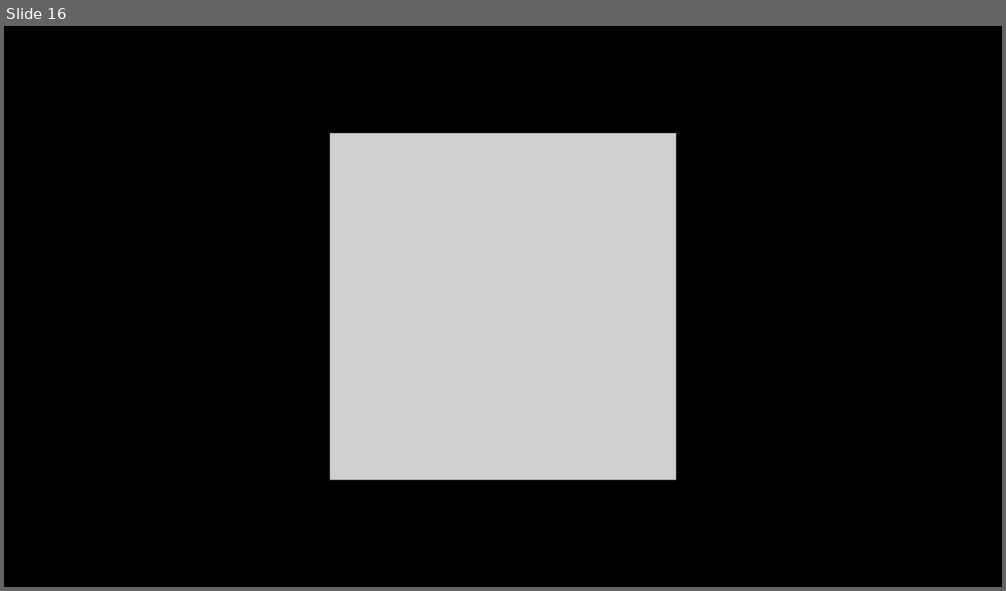
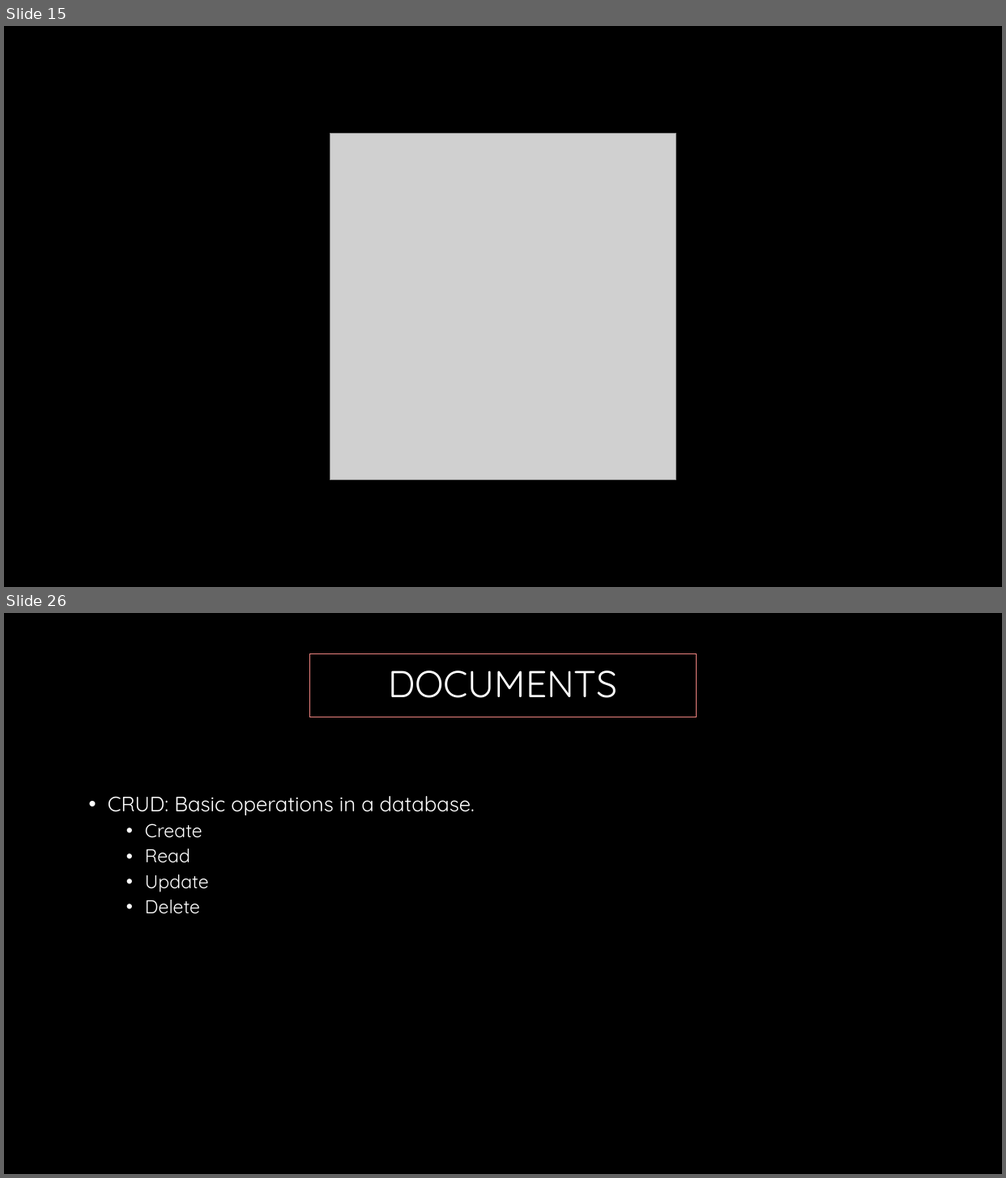
Before and after one commit to adchavesm/Curso-MongoDB, a slide deck: Introduccion a NoSql-Mongodb.pptx. Shown one above the other, each under a label of ours: slide 16 before the commit, slides 15 and 26 after it; the slides between them are not shown. The pictures are 1006x591 and 1006x1178 pixels, drawn with LibreOffice and Linux fonts; fonts in the diff are those of the drawing; grey boxes stand for pictures; background and template pictures are left out. Boxes give left, top, right and bottom in pixels: in the first picture for what was removed or moved away, otherwise in the second. Text is boxed around its words. In the diff, an @@ line names an element or a change of style, - is before the commit and + after.

```diff
--- a/Introduccion a NoSql-Mongodb.pptx
+++ b/Introduccion a NoSql-Mongodb.pptx
@@ slide 26 added at box(4, 613, 1002, 1174), background #000000 @@
@@ title added at box(309, 654, 697, 717), outline #EC827E 0.75 pt, 36 pt, text #FFFFFF @@
+DOCUMENTS
@@ text added at box(108, 796, 475, 914), 20 pt, text #FFFFFF @@
+• CRUD: Basic operations in a database.
+  • Create
+  • Read
+  • Update
+  • Delete
@@ what was slide 16 is now slide 15 @@
```
Also in this commit, not shown: 1 slide changed, 21 other slides added, 1 slide removed, 2 other files.
